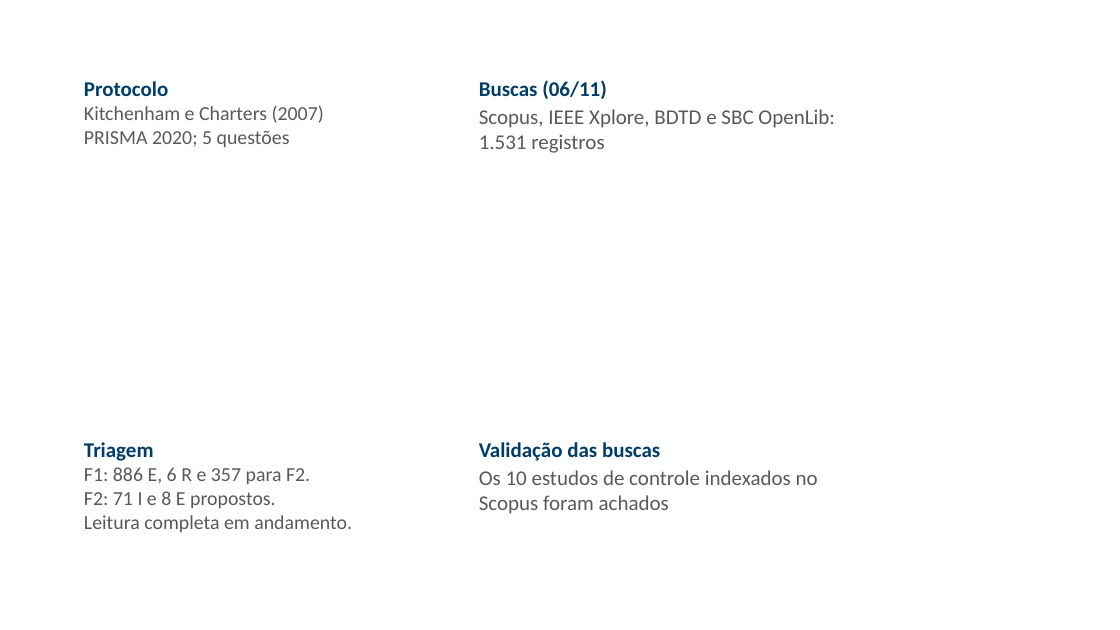
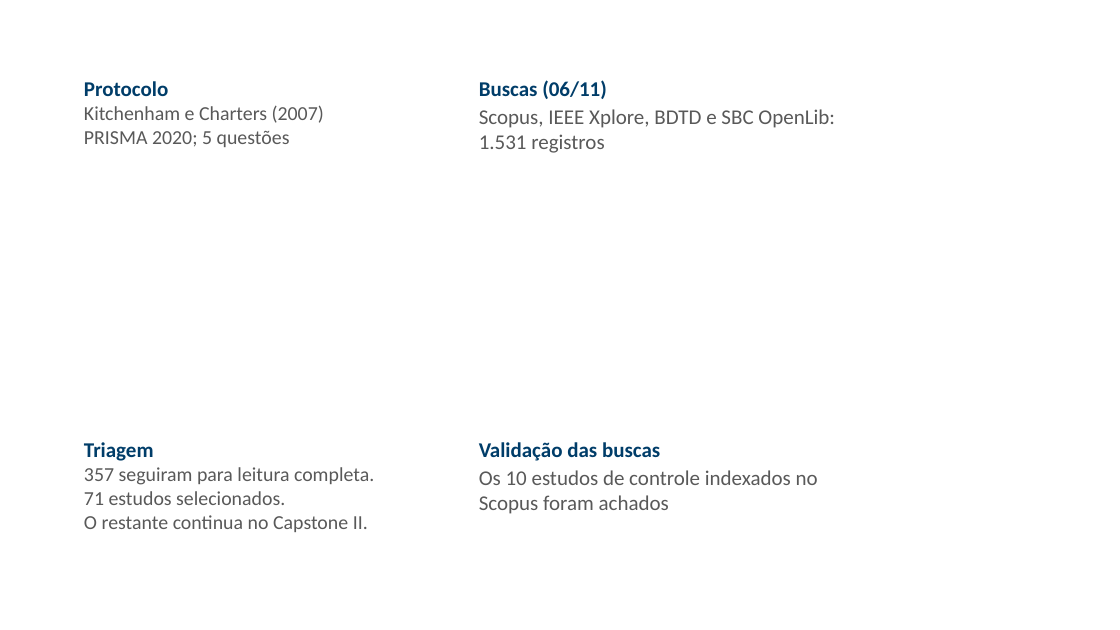
Before and after one commit to ClaudioAMF1/TCC, a slide deck: slide 12 of tcc/apresentacao/simulacao-defesa-rascunho.pptx. Drawn at 1120x630 pixels with LibreOffice and Linux fonts; fonts in the diff are those of the drawing; background and template pictures are left out. Boxes give left, top, right and bottom in pixels: in the first picture for what was removed or moved away, otherwise in the second. Text is boxed around its words. In the diff, an @@ line names an element or a change of style, - is before the commit and + after.

```diff
--- a/tcc/apresentacao/simulacao-defesa-rascunho.pptx
+++ b/tcc/apresentacao/simulacao-defesa-rascunho.pptx
@@ text at (84, 467, 374, 532): text changed @@
-F1: 886 E, 6 R e 357 para F2.
-F2: 71 I e 8 E propostos.
-Leitura completa em andamento.
+357 seguiram para leitura completa.
+71 estudos selecionados.
+O restante continua no Capstone II.
```
Also in this commit, not shown: 1 other slide changed, 13 other files.
